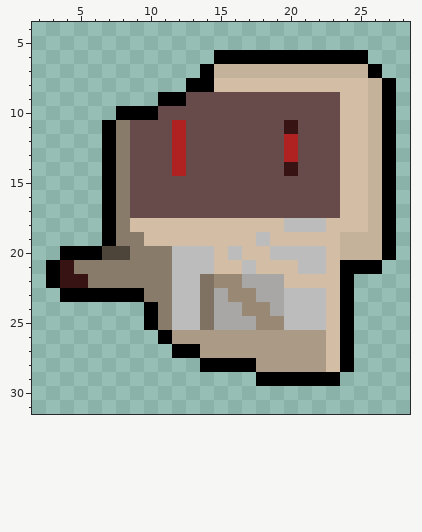
File history of a pixel-art sprite, src/sprites/enemy-v2.png. Above is the file before it was changed.
The file is 32x32 pixels. Shown: x 2..28, y 4..31.
Once edited:
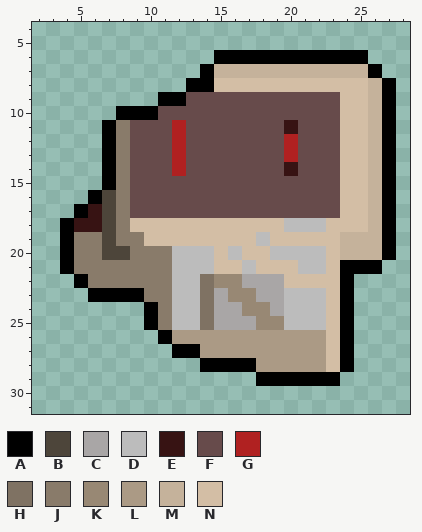
Palette (. is transparent): A #000000  B #4d453a  C #a9a6a6  D #bcbcbc  E #371313  F #674b4b  G #b02121  H #7f7263  J #897b6a  K #988874  L #ab9a85  M #c5b29b  N #d3bea5
Edits made:
@@ x 2..9 @@
 15 .....AJF
-16 .....AJF
-17 .....AJF
-18 .....AJN
-19 .....AJJ
-20 ..AAABBJ
-21 .AEJJJJJ
-22 .AEEJJJJ
-23 ..AAAAAA
+16 ....ABJF
+17 ...AEBJF
+18 ..AEEBJN
+19 ..AJJBJJ
+20 ..AJJBBJ
+21 ..AJJJJJ
+22 ...AJJJJ
+23 ....AAAA
 24 ........
Pixel boxes of the changes (left, top, right, bottom) in both pictures:
changed: (46, 190, 116, 302)
